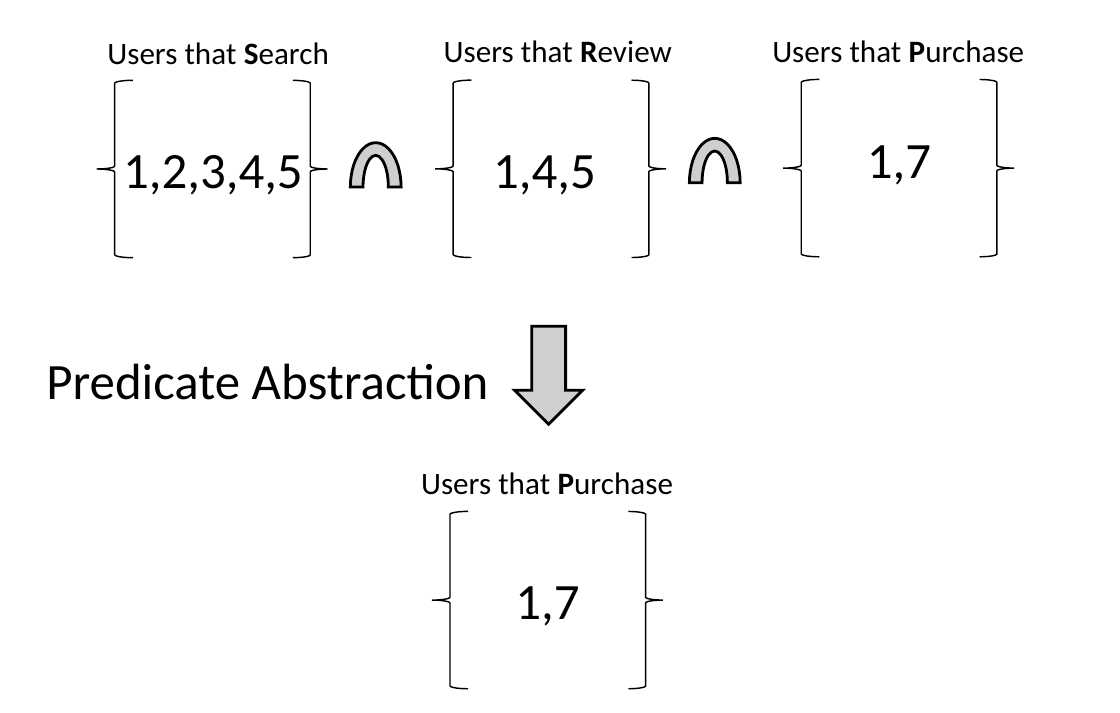
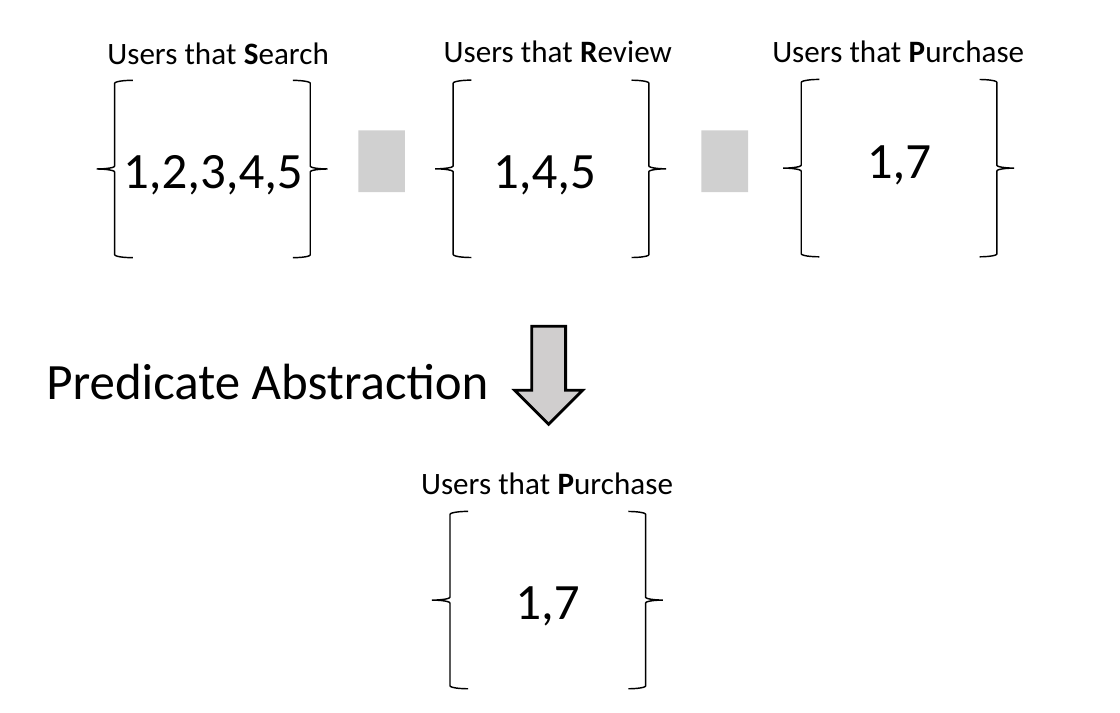
Before and after one commit to daniellupei/abstract_pattern_matching, a slide deck: slide 2 of graphs/motivation.pptx. Drawn at 1120x713 pixels with LibreOffice and Linux fonts; fonts in the diff are those of the drawing; grey boxes stand for pictures. Boxes give left, top, right and bottom in pixels: in the first picture for what was removed or moved away, otherwise in the second. Text is boxed around its words. In the diff, an @@ line names an element or a change of style, - is before the commit and + after.

Commit message:
fixed intersection

```diff
--- a/graphs/motivation.pptx
+++ b/graphs/motivation.pptx
@@ arch (boxed as its full ring) removed at (350, 143, 401, 232) @@
@@ picture added at (358, 130, 405, 191) @@
@@ arch (boxed as its full ring) removed at (690, 138, 741, 228) @@
@@ picture added at (701, 130, 747, 191) @@
```
